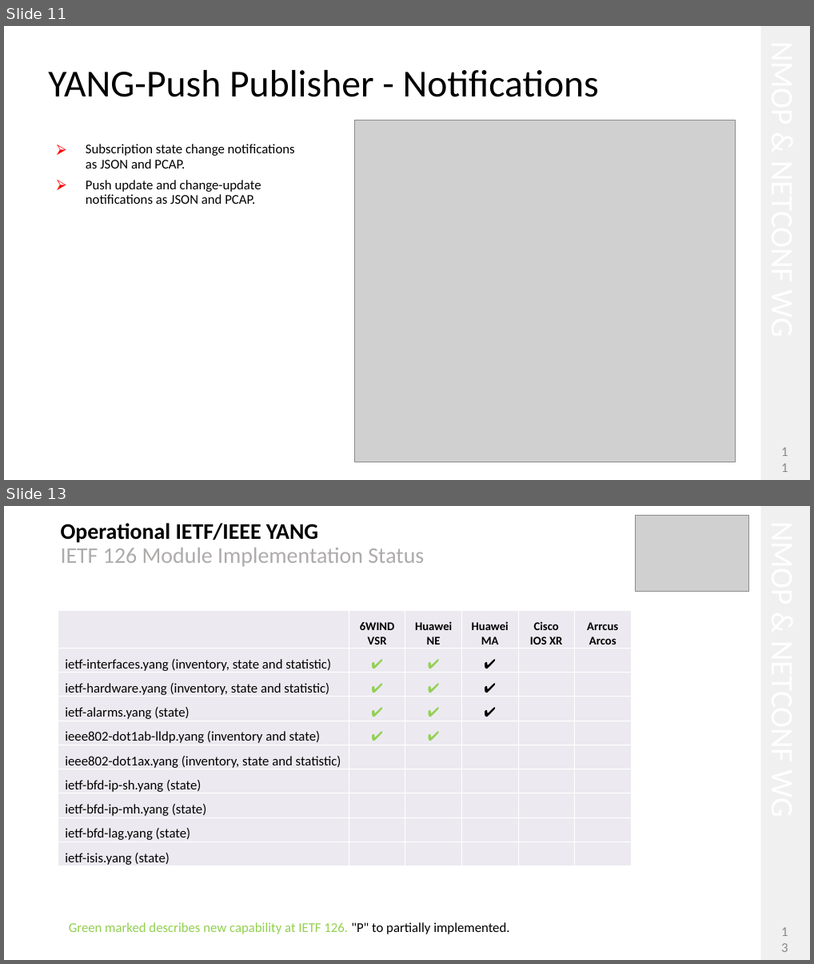
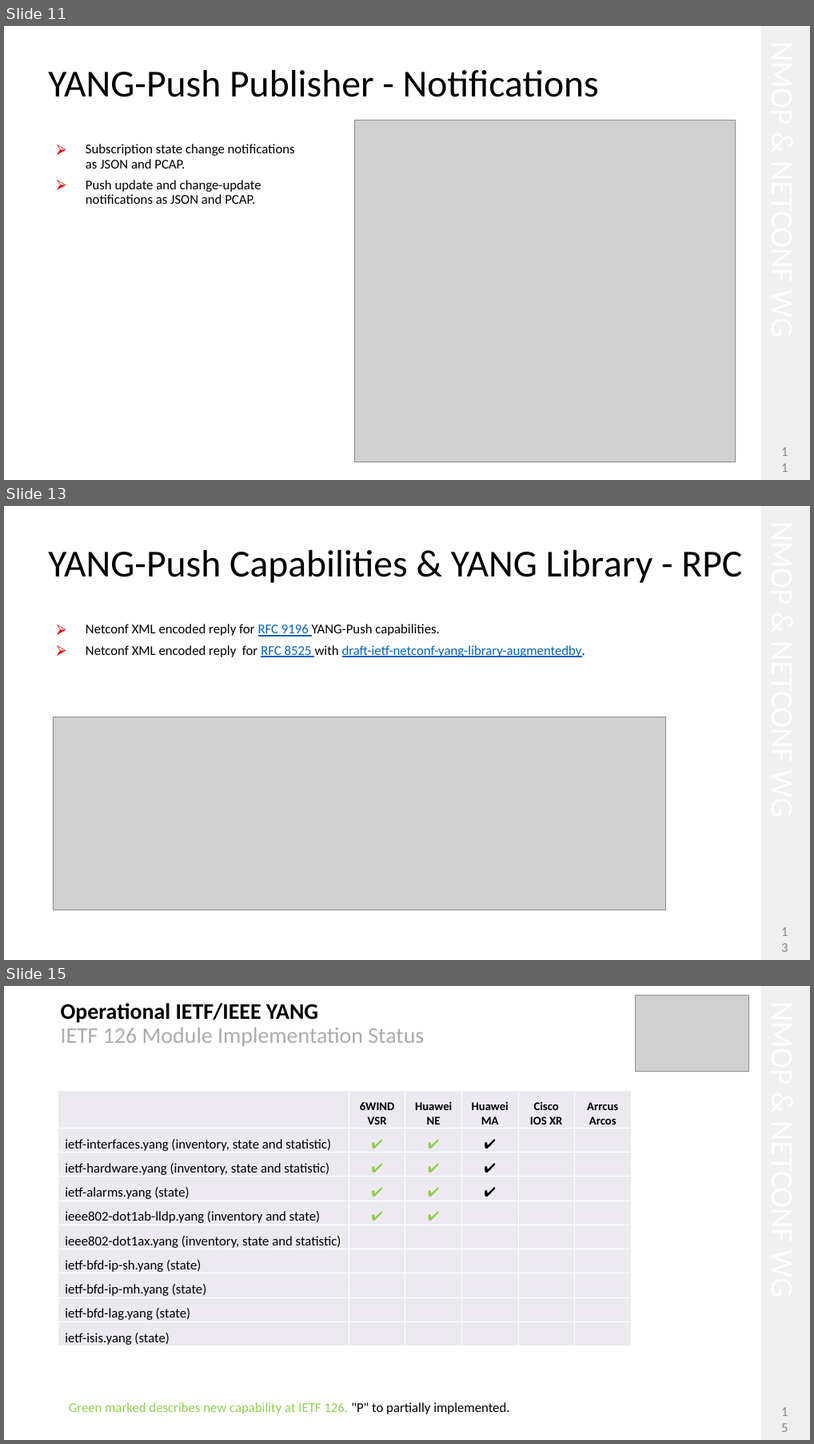
Before and after one commit to network-analytics/ietf-network-analytics-document-status, a slide deck: 126/NMOP/draft-ietf-nmop-yang-message-broker-integration-13.pptx. Shown one above the other, each under a label of ours: slides 11 and 13 before the commit, slides 11, 13 and 15 after it; the slides between them are not shown. The pictures are 814x964 and 814x1444 pixels, drawn with LibreOffice and Linux fonts; fonts in the diff are those of the drawing; grey boxes stand for pictures. Boxes give left, top, right and bottom in pixels: in the first picture for what was removed or moved away, otherwise in the second. Text is boxed around its words. In the diff, an @@ line names an element or a change of style, - is before the commit and + after.

```diff
--- a/126/NMOP/draft-ietf-nmop-yang-message-broker-integration-13.pptx
+++ b/126/NMOP/draft-ietf-nmop-yang-message-broker-integration-13.pptx
@@ slide 13 added at <box>4,506,810,960</box>, background #FFFFFF @@
@@ rectangle added at <box>762,506,810,960</box>, fill #F1F0F0 @@
@@ title added at <box>48,550,742,583</box>, 45.3 pt, text #000000 @@
+YANG-Push Capabilities & YANG Library - RPC
@@ text added at <box>86,624,586,657</box>, 16 pt, text #000000 @@
+⮚ Netconf XML encoded reply for RFC 9196 YANG-Push capabilities.
+⮚ Netconf XML encoded reply for RFC 8525 with draft-ietf-netconf-yang-library-augmentedby.
@@ picture added at <box>53,717,666,910</box> @@
@@ page number added at <box>777,927,793,951</box>, 16 pt, text #888888 @@
+13
@@ what was slide 13 is now slide 15 @@
@@ page number at <box>777,1407,793,1431</box>: text changed @@
-13
+15
```
Also in this commit, not shown: 5 slides changed, 2 other slides added, 8 slides removed, 3 other files.
